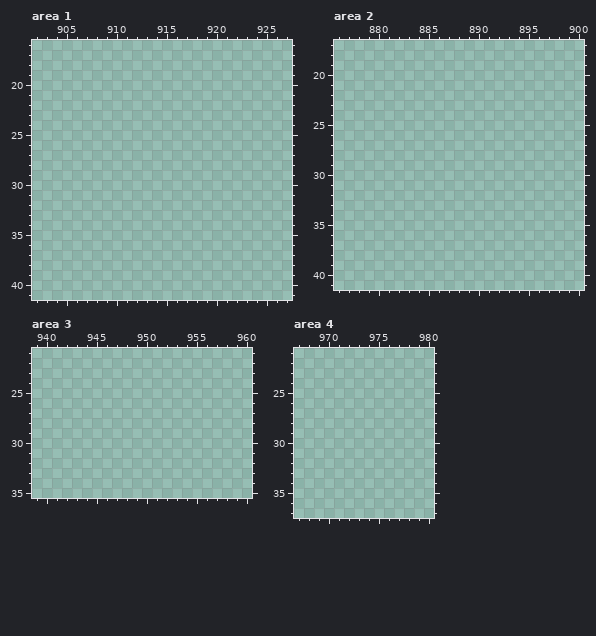
Edited in one commit: pixel-art file (interface/UI Sandbox.ase). The picture above is the old version.
1259x466 pixels, 1 frame. Colours within 5 levels of each other are drawn and written as one. Shown: area 1: x 902..927, y 16..41; area 2: x 876..900, y 17..41; area 3: x 939..960, y 21..35; area 4: x 967..980, y 21..37. The commit also changed other parts of the picture, which this record leaves out.
The result:
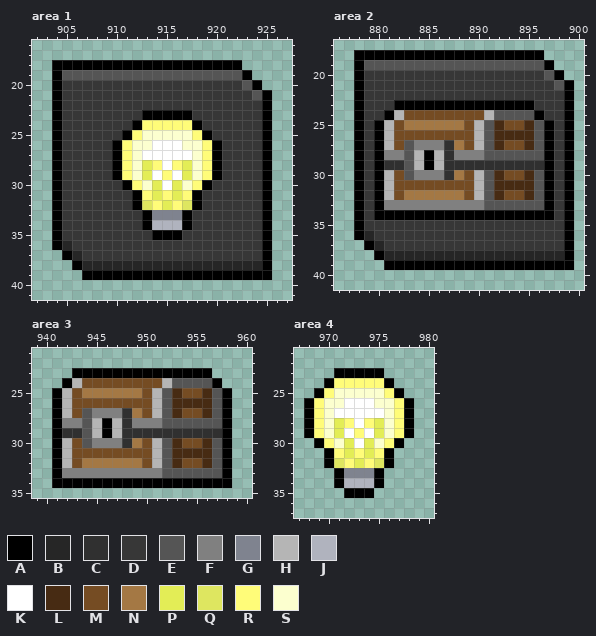
Palette (. is transparent): A #000000  B #262626  C #303030  D #373737  E #555555  F #808080  G #7f838f  H #b5b5b5  J #b0b3be  K #ffffff  L #472b13  M #754c23  N #a47844  P #e3ed56  Q #dee660  R #fffc79  S #fcffcf
Diff:
Changed rows in their new state; - is an unchanged pixel.
Area 1, layer "Layer 1":
first column x 904:
18 AAAAAAAAAAAAAAAAAAA---
19 AEEEEEEEEEEEEEEEEEEA--
20 ADDDDDDDDDDDDDDDDDDEA-
21 ADDDDDDDDDDDDDDDDDDDEA
22 ADDDDDDDDDDDDDDDDDDDDA
23 ADDDDDDDDAAAAADDDDDDDA
24 ADDDDDDDARRRRRADDDDDDA
25 ADDDDDDARSSSSSRADDDDDA
26 ADDDDDARSSKKKSSRADDDDA
27 ADDDDDARSKKKKKSRADDDDA
28 ADDDDDARSPRKRPSRADDDDA
29 ADDDDDARSPKRKPSRADDDDA
30 ADDDDDDARSPKPSRADDDDDA
31 ADDDDDDDARPRPRADDDDDDA
32 ADDDDDDDAQRPRQADDDDDDA
33 ADDDDDDDDAGGGADDDDDDDA
34 ADDDDDDDDAJJJADDDDDDDA
35 ADDDDDDDDDAAADDDDDDDDA
36 ABDDDDDDDDDDDDDDDDDDDA
37 -ABDDDDDDDDDDDDDDDDDDA
38 --ABBBBBBBBBBBBBBBBBBA
39 ---AAAAAAAAAAAAAAAAAAA
Area 2, layer "Layer 1":
first column x 878:
18 AAAAAAAAAAAAAAAAAAA---
19 AEEEEEEEEEEEEEEEEEEA--
20 ADDDDDDDDDDDDDDDDDDEA-
21 ADDDDDDDDDDDDDDDDDDDEA
22 ADDDDDDDDDDDDDDDDDDDDA
23 ADDDAAAAAAAAAAAAAADDDA
24 ADDAHMMMMMMMMHEEEEADDA
25 ADAHMNNNNNNMHELMMLEADA
26 ADAHMMMMMMMMHELLLLEADA
27 ADAHMEFFFCNMHELMMLEADA
28 ADAFFEHAHCFFFEEEEEEADA
29 ADACCEHAHCCCCCCCCCCADA
30 ADAHMEFFFCNMHELMMLEADA
31 ADAHMMMMMMMMHELLLLEADA
32 ADAHMNNNNNNMHELMMLEADA
33 ADAFFFFFFFFFFEEEEEEADA
34 ADAAAAAAAAAAAAAAAAAADA
35 ADDDDDDDDDDDDDDDDDDDDA
36 ABDDDDDDDDDDDDDDDDDDDA
37 -ABDDDDDDDDDDDDDDDDDDA
38 --ABBBBBBBBBBBBBBBBBBA
39 ---AAAAAAAAAAAAAAAAAAA
Area 3, layer "Layer 1":
first column x 941:
23 --AAAAAAAAAAAAAA--
24 -AHMMMMMMMMHEEEEA-
25 AHMNNNNNNMHELMMLEA
26 AHMMMMMMMMHELLLLEA
27 AHMEFFFCNMHELMMLEA
28 AFFEHAHCFFFEEEEEEA
29 ACCEHAHCCCCCCCCCCA
30 AHMEFFFCNMHELMMLEA
31 AHMMMMMMMMHELLLLEA
32 AHMNNNNNNMHELMMLEA
33 AFFFFFFFFFFEEEEEEA
34 AAAAAAAAAAAAAAAAAA
Area 4, layer "Layer 1":
first column x 968:
23 ---AAAAA---
24 --ARRRRRA--
25 -ARSSSSSRA-
26 ARSSKKKSSRA
27 ARSKKKKKSRA
28 ARSPRKRPSRA
29 ARSPKRKPSRA
30 -ARSPKPSRA-
31 --ARPRPRA--
32 --AQRPRQA--
33 ---AGGGA---
34 ---AJJJA---
35 ----AAA----
Changed places in both pictures, as pixel boxes (x1, y1, x2, y2):
added: (52, 60, 272, 280)
added: (354, 50, 574, 270)
added: (52, 368, 232, 488)
added: (304, 368, 414, 498)
